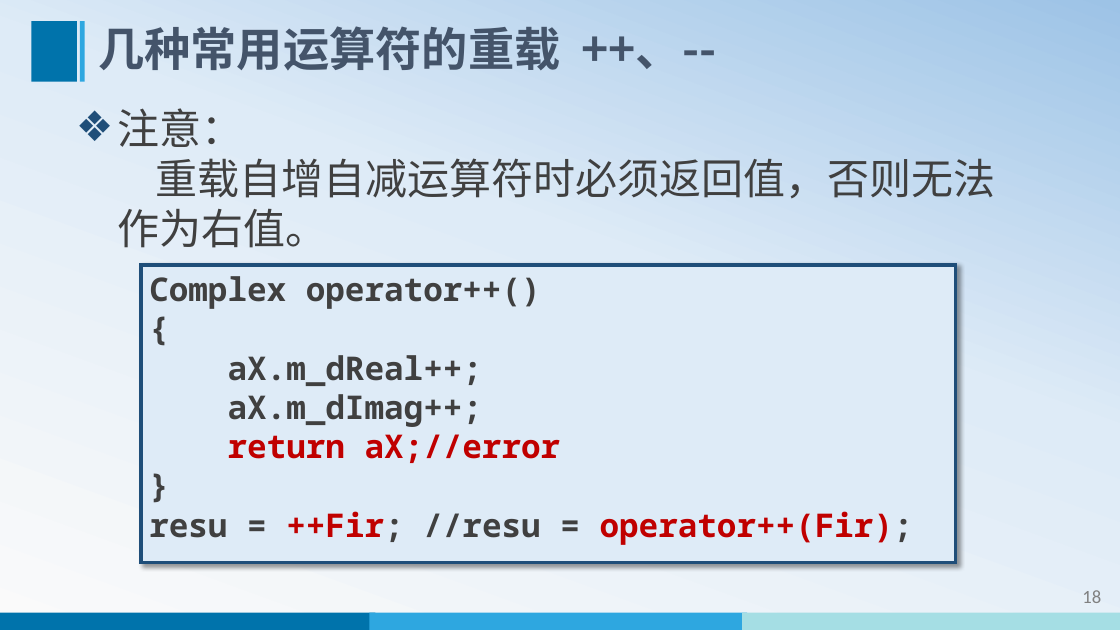
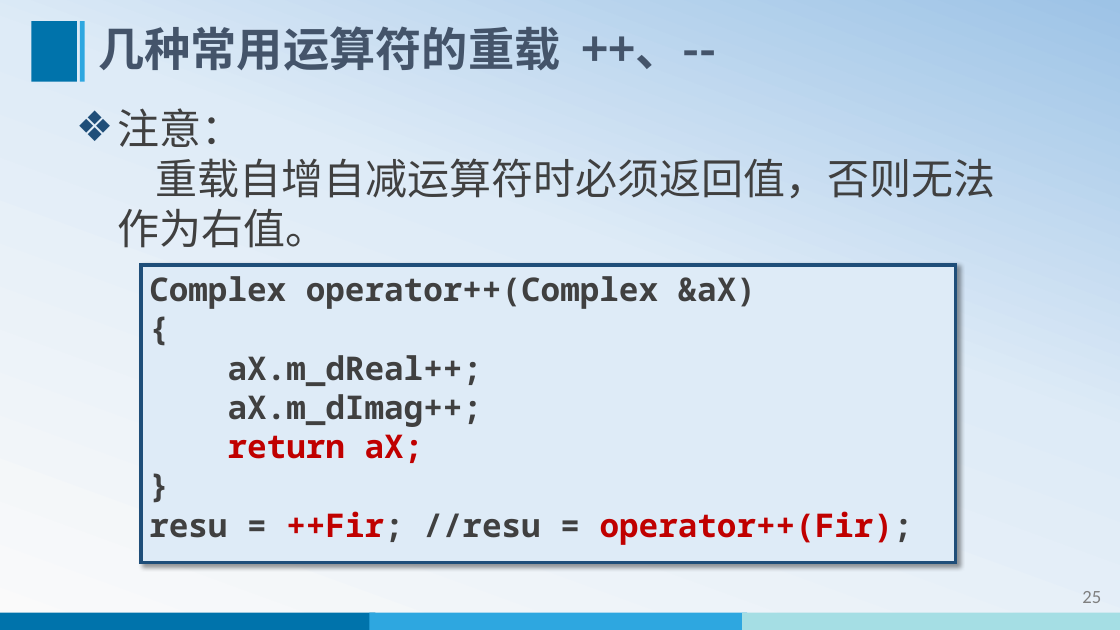
Before and after one commit to WeiMuYang/course-for-class, a slide deck: slide 26 of 16-object-oriented-programming-Cpp/01-oop-cpp-ppt/14-运算符重载.pptx (slide 19 before the commit). Drawn at 1120x630 pixels with LibreOffice and Linux fonts; fonts in the diff are those of the drawing. Boxes give left, top, right and bottom in pixels: in the first picture for what was removed or moved away, otherwise in the second. Text is boxed around its words. In the diff, an @@ line names an element or a change of style, - is before the commit and + after.

Commit message:
更新14-运算符重载

```diff
--- a/16-object-oriented-programming-Cpp/01-oop-cpp-ppt/14-运算符重载.pptx
+++ b/16-object-oriented-programming-Cpp/01-oop-cpp-ppt/14-运算符重载.pptx
@@ text in rectangle at (149,276,756,309): text changed @@
-Complex operator++()
+Complex operator++(Complex &aX)
@@ text in rectangle at (228,434,424,463): text changed @@
-return aX;//error
+return aX;
@@ page number at (1082,591,1101,603): text changed @@
-18
+25
```
Also in this commit, not shown: 17 other slides changed, 28 slides added, 1 slide removed.
